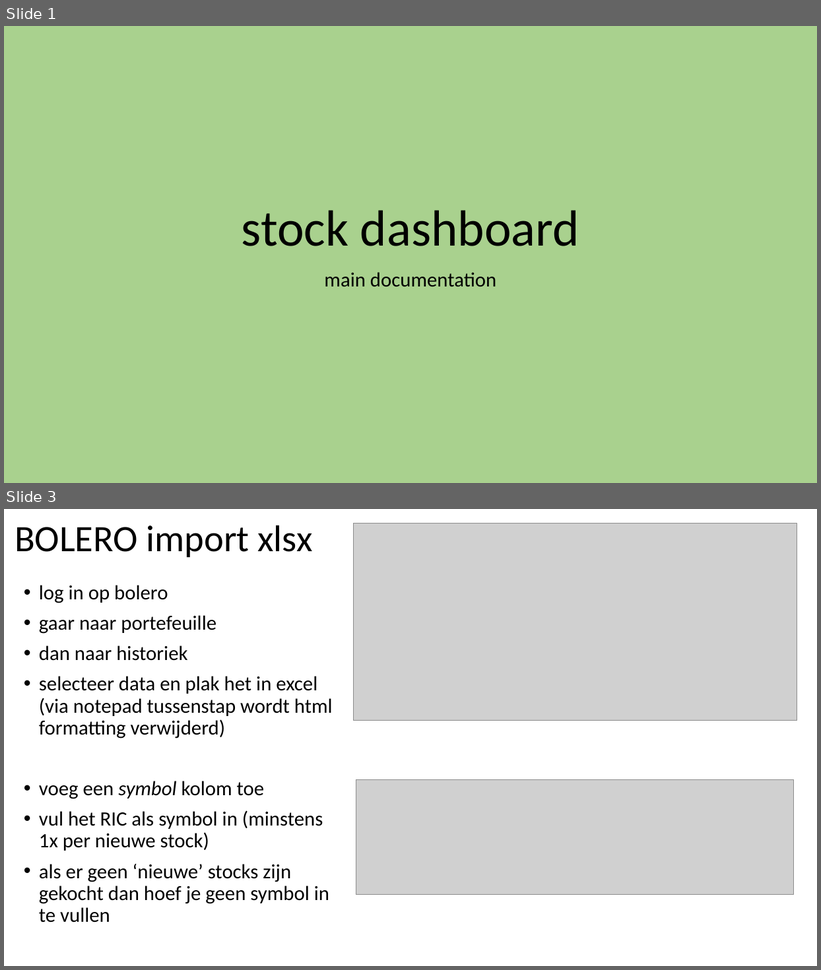
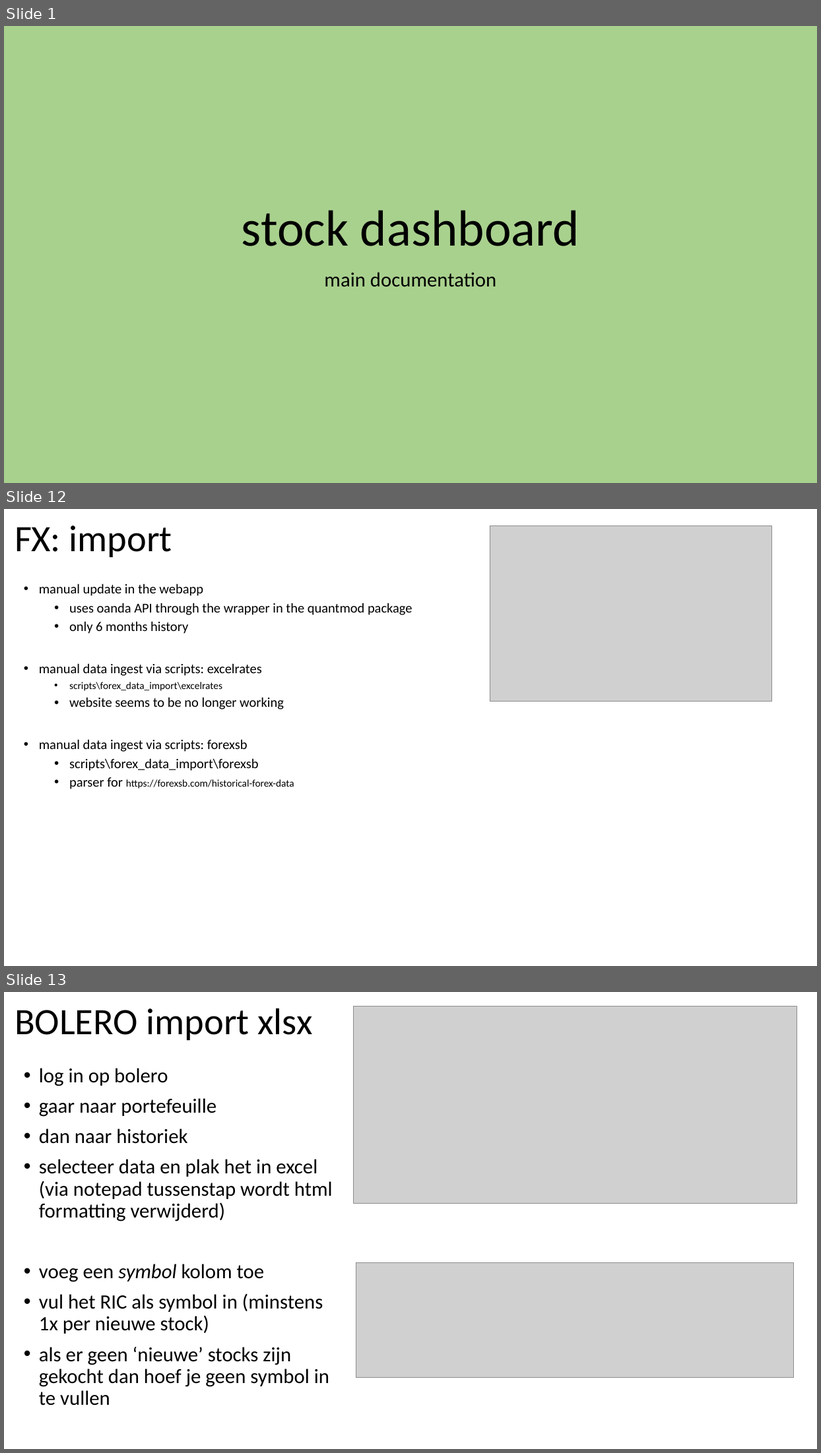
Before and after one commit to jorritvm/stocks_dashboard, a slide deck: doc/stock_dashboard_documentation.pptx. Shown one above the other, each under a label of ours: slides 1 and 3 before the commit, slides 1, 12 and 13 after it; the slides between them are not shown. The pictures are 821x970 and 821x1453 pixels, drawn with LibreOffice and Linux fonts; fonts in the diff are those of the drawing; grey boxes stand for pictures. Boxes give left, top, right and bottom in pixels: in the first picture for what was removed or moved away, otherwise in the second. Text is boxed around its words. In the diff, an @@ line names an element or a change of style, - is before the commit and + after.

Commit message:
add fx rates bulk importer

```diff
--- a/doc/stock_dashboard_documentation.pptx
+++ b/doc/stock_dashboard_documentation.pptx
@@ slide 12 added at [4,509,817,966], background #FFFFFF @@
@@ title added at [15,525,172,557], 44 pt, text #000000 @@
+FX: import
@@ picture added at [490,526,773,702] @@
@@ text added at [39,584,413,789], 16 pt, text #000000 @@
+• manual update in the webapp
+  • uses oanda API through the wrapper in the quantmod package
+  • only 6 months history
+• manual data ingest via scripts: excelrates
+  • scripts\forex_data_import\excelrates
+  • website seems to be no longer working
+• manual data ingest via scripts: forexsb
+  • scripts\forex_data_import\forexsb
+  • parser for https://forexsb.com/historical-forex-data
@@ what was slide 3 is now slide 13 @@
```
Also in this commit, not shown: 3 slides changed, 7 other slides added, 3 slides removed, 15 other files.
